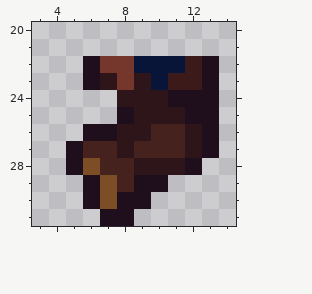
Pixel-art sprite -- assets/clint-leg.png. The picture above was drawn from the file before the commit.
The file is 20x32 pixels. Shown: x 3..14, y 20..31.
After the commit:
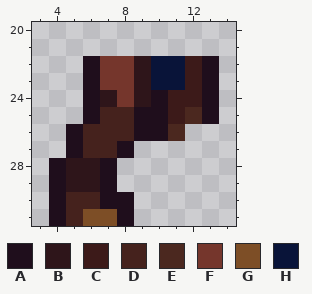
Palette (. is transparent): A #1f0e1c  B #2e151a  C #3c1a19  D #45221d  E #4b281f  F #75362c  G #7d4e26  H #091439
Commit: Changed temp leg image to correct sprite and altered his bob speed when mounted too make him less energetic.
Difference:
Changed rows in their new state; - is an unchanged pixel.
first column x 4:
22 -----B----
23 ---F---H--
24 --ABF-ACC-
25 --ADDAACE-
26 -ADDDAAE..
27 ----A.....
28 ABBA.....-
29 ABBA...---
30 ADDA-.----
31 ADGG------
